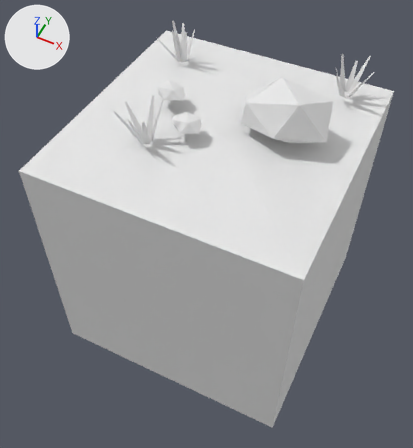
The FBX model Assets/Tiles/Grass/Grass dark 2.fbx, before and after one commit.
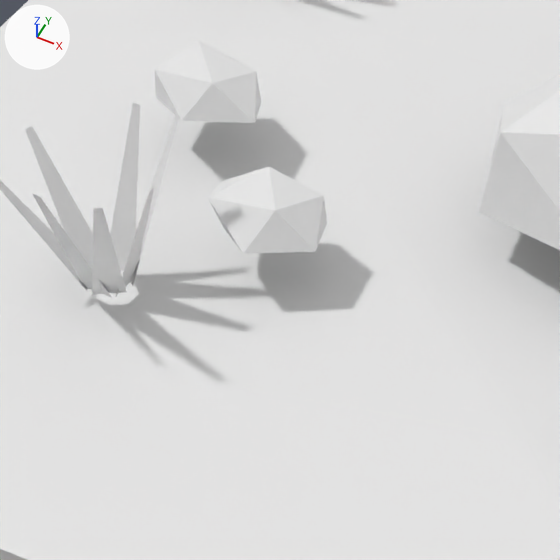
Each version is shown whole from a camera (50 mm lens) standing at (1.364, -2.946, 3.65) and looking at (-0.04, -0.136, 0.139), then close up on the part from 29% to 63% of the width and 15% to 47% of the height. The axes (+X, +Y, +Z) are drawn at upper left. The lights are the same throughout. The last two pictures show the newer version. Where no turn or scale is listed for an object, it has been applied to the vertices. Vertices at exactly the same position are counted once.

The first close-up shows 'Grass dark 2'.
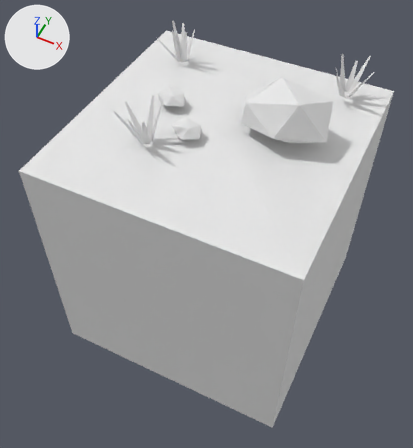
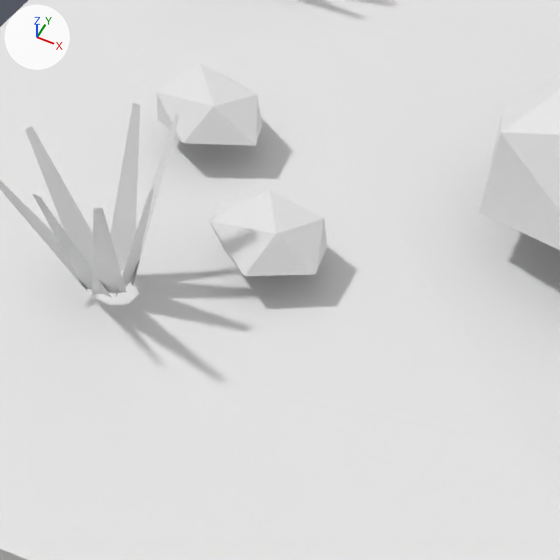
Where the change shows, as pixel boxes (x1, y1, x2, y2) in the close-ups (560 x 560 px; the box of a moved part takes in the faces that stretch with it):
part 1 of me_grass_dark_2, moved or reshaped: before (155, 40, 261, 123); after (156, 64, 262, 146)
part 2 of me_grass_dark_2, moved or reshaped: before (208, 167, 327, 253); after (209, 190, 327, 276)

The edits, one by one:
me_grass_dark_2 has 157 vertices, 126 faces and spans x -1.0..1.0, y -1.0..1.0, z -1.0..1.46.
me_grass_dark_2 is used by ob_grass_dark_2; location (0.0, 0.0, 0.0).
me_grass_dark_2 part 1: the loose piece of 12 vertices spanning x -0.53..-0.29, y -0.05..0.16, z 1.16..1.27 is moved by (0.0, 0.0, -0.05).
me_grass_dark_2 part 2: the loose piece of 12 vertices spanning x -0.27..-0.03, y -0.33..-0.13, z 1.16..1.26 is moved by (0.0, 0.0, -0.05).
